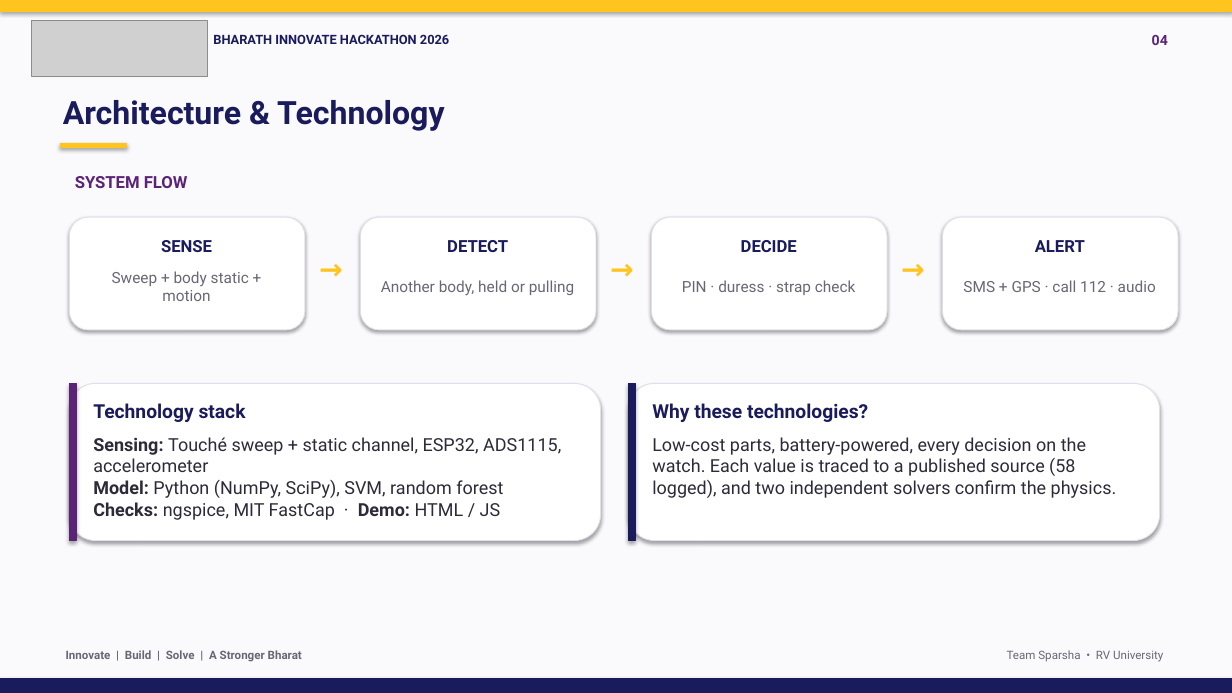
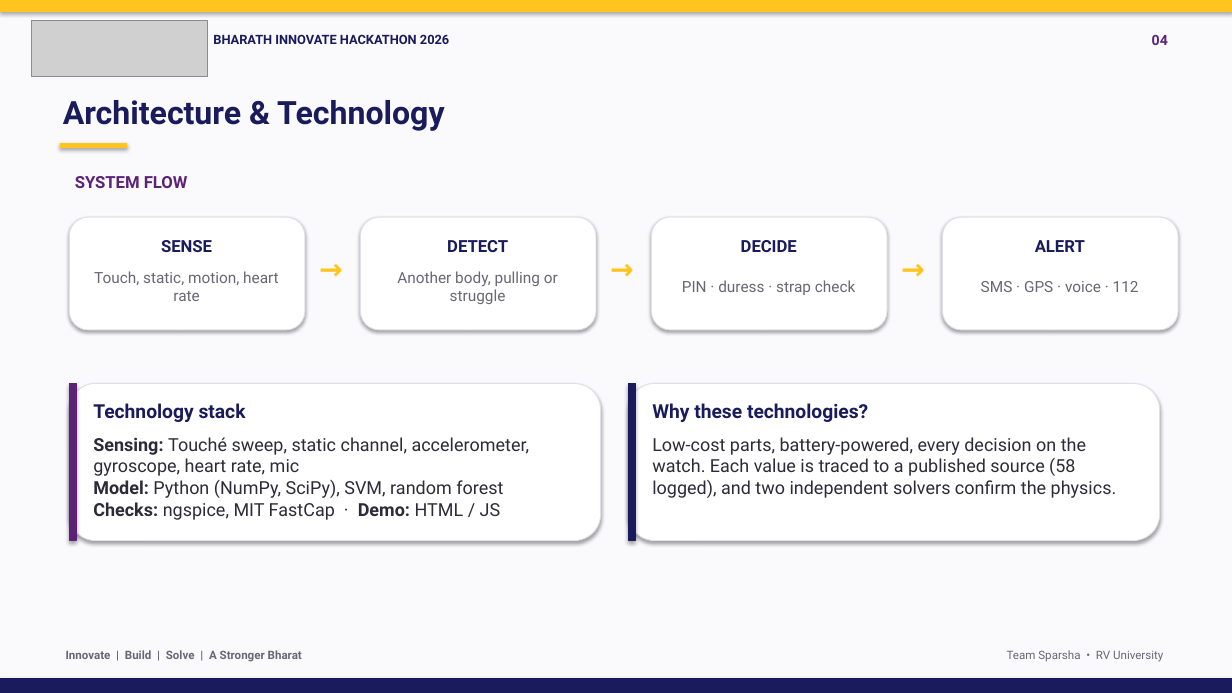
Before and after one commit to Bhajanth13/SparshaGuard, a slide deck: slide 4 of docs/SparshaGuard_BIH2026.pptx. Drawn at 1232x693 pixels with LibreOffice and Linux fonts; fonts in the diff are those of the drawing; grey boxes stand for pictures. Boxes give left, top, right and bottom in pixels: in the first picture for what was removed or moved away, otherwise in the second. Text is boxed around its words. In the diff, an @@ line names an element or a change of style, - is before the commit and + after.

Commit message:
Signs of assault: final check numbers, struggle right after running, deck and front page
Struggle check now pauses only while the 4 s window still holds running, so a struggle right
after she runs is caught (92 %) without false prompts at the end of a run (0 of 150).
Headless check: 99 % of struggles caught with no touch, 99 % of touches while running, running
alone prompted 1.7 % of runs, 0 unwanted prompts in 9 h (sweep only 28), body coverage 70 %.
Deck: mic at the PIN prompt, voice + GPS in the alert, motion and heart-rate sensors, results.

```diff
--- a/docs/SparshaGuard_BIH2026.pptx
+++ b/docs/SparshaGuard_BIH2026.pptx
@@ text at (x1=94, y1=271, x2=279, y2=301): text changed @@
-Sweep + body static + motion
+Touch, static, motion, heart rate
@@ text at (x1=397, y1=271, x2=558, y2=304): text changed @@
-Another body, held or pulling
+Another body, pulling or struggle
@@ text at (x1=981, y1=281, x2=1139, y2=292): text changed @@
-SMS + GPS · call 112 · audio
+SMS · GPS · voice · 112
@@ text at (x1=93, y1=437, x2=530, y2=476): text changed @@
-Sensing: Touché sweep + static channel, ESP32, ADS1115, accelerometer
+Sensing: Touché sweep, static channel, accelerometer, gyroscope, heart rate, mic
```
Also in this commit, not shown: 3 other slides changed, 8 other files.
